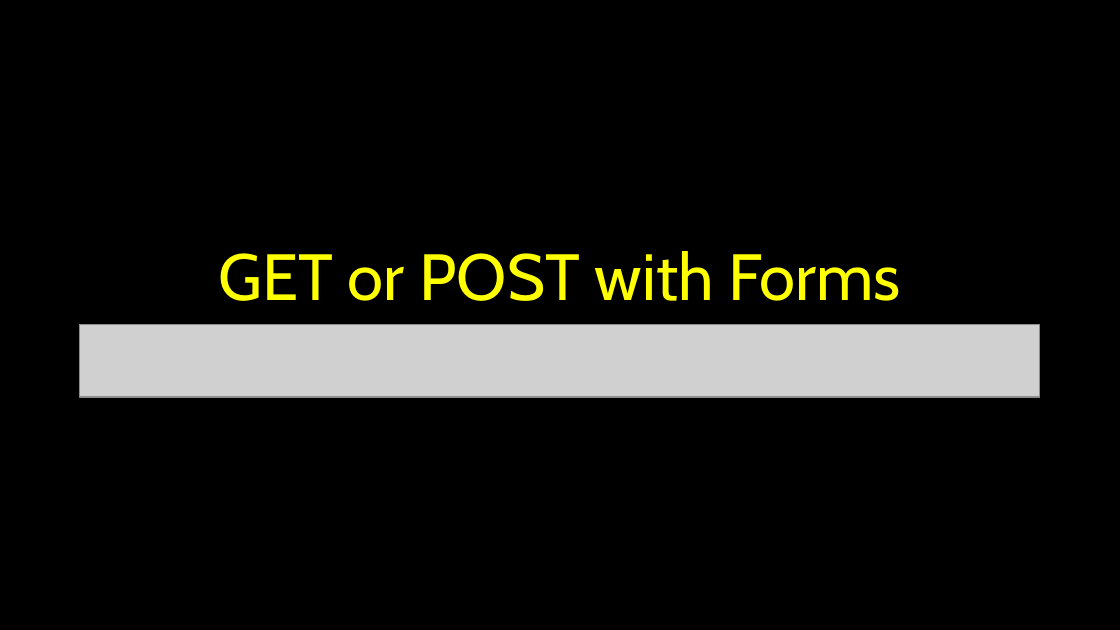
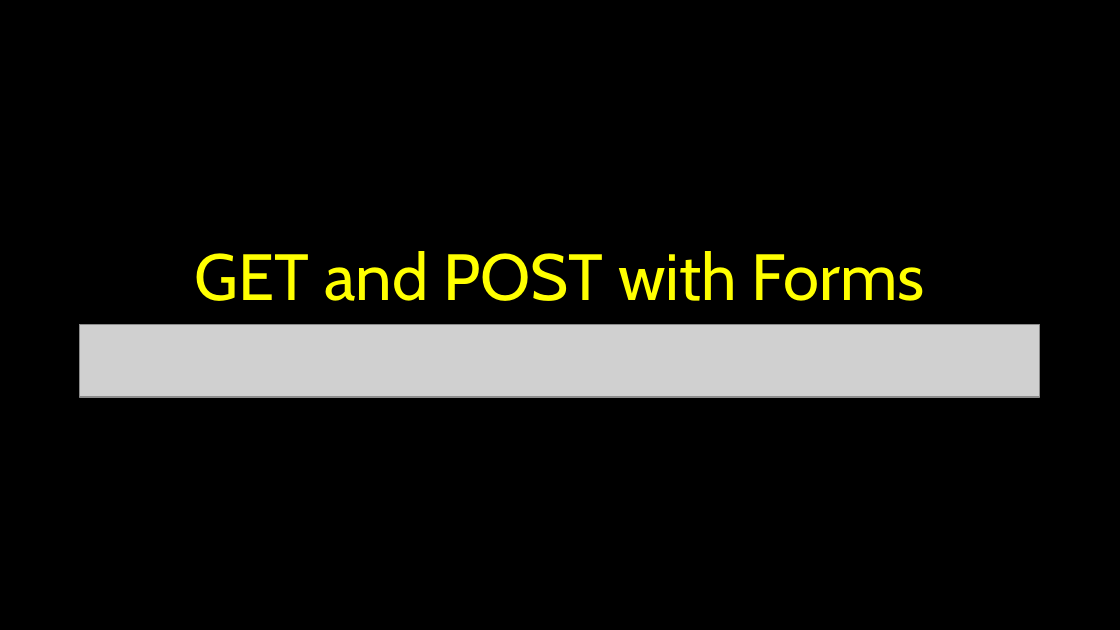
Before and after one commit to csev/wa4e, a slide deck: slide 8 of lectures/PHP-04-Forms.ppt (slide 7 before the commit). Drawn at 1120x630 pixels with LibreOffice and Linux fonts; fonts in the diff are those of the drawing; grey boxes stand for pictures. Boxes give left, top, right and bottom in pixels: in the first picture for what was removed or moved away, otherwise in the second. Text is boxed around its words. In the diff, an @@ line names an element or a change of style, - is before the commit and + after.

```diff
--- a/lectures/PHP-04-Forms.ppt
+++ b/lectures/PHP-04-Forms.ppt
@@ title at (195,251,925,301): text changed @@
-GET or POST with Forms
+GET and POST with Forms
```
Also in this commit, not shown: 3 other slides changed, 1 slide added, 1 other file.
